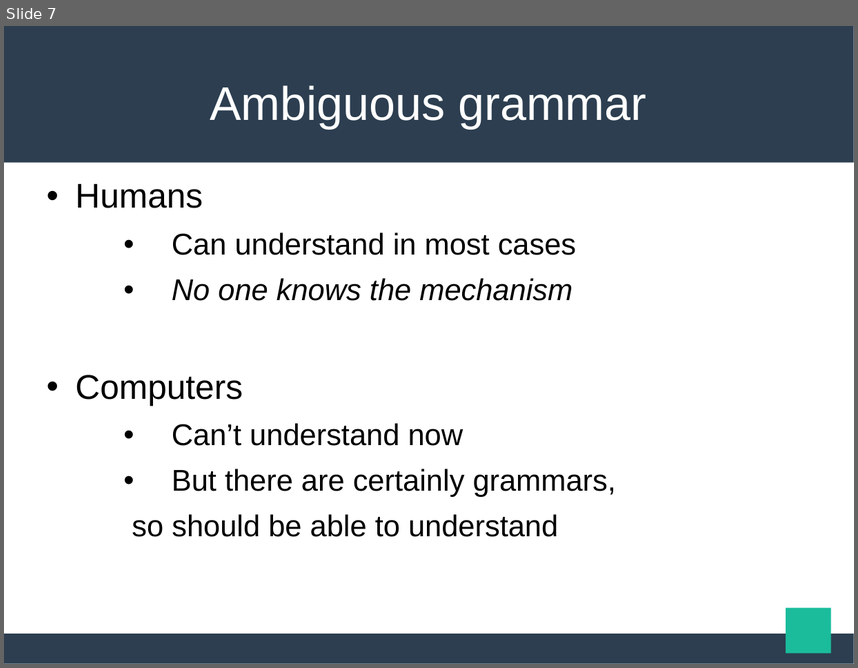
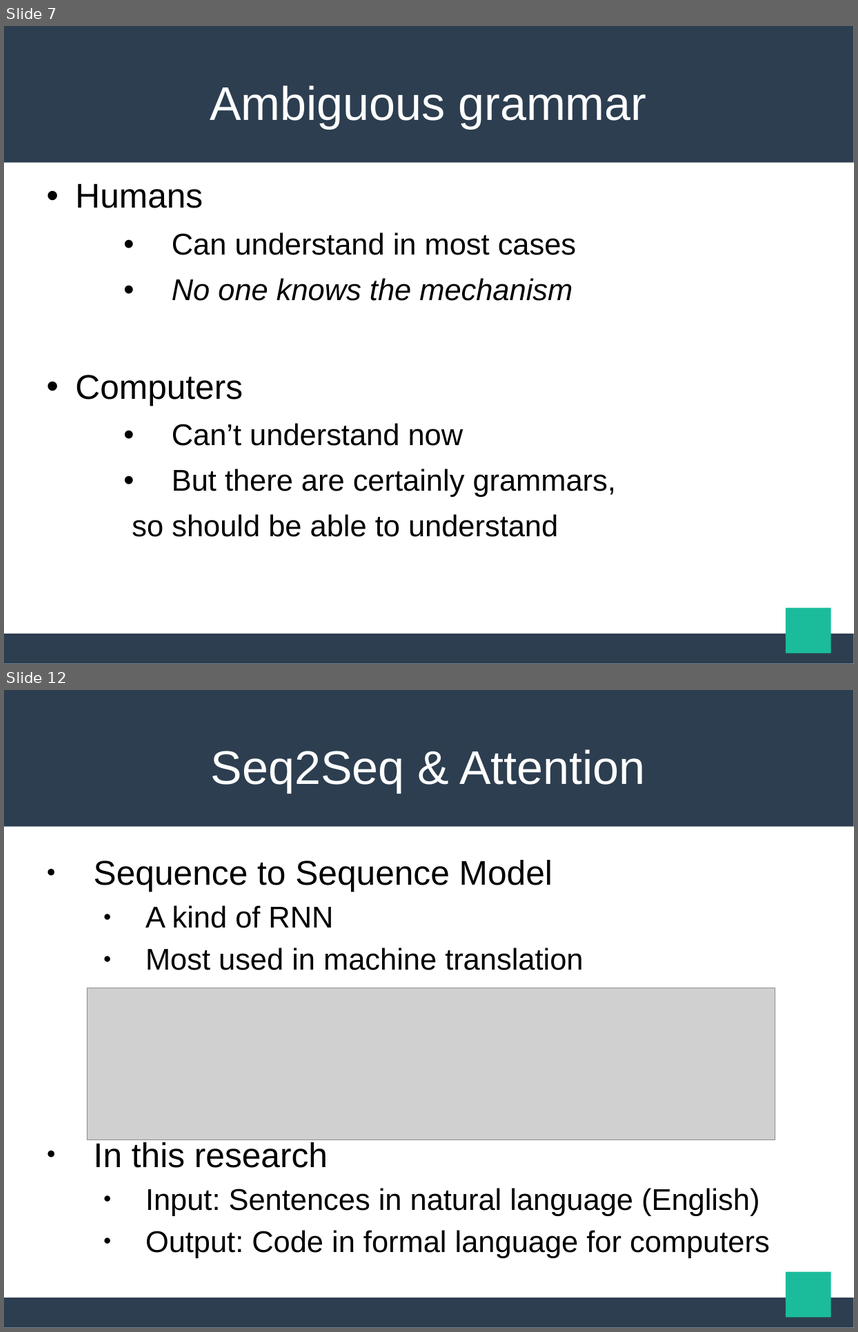
Before and after one commit to maekawatoshiki/neural-machine-translation-demo, a slide deck: NY_slide.ppt. Shown one above the other, each under a label of ours: slide 7 before the commit, slides 7 and 12 after it; the slides between them are not shown. The pictures are 858x668 and 858x1332 pixels, drawn with LibreOffice and Linux fonts; fonts in the diff are those of the drawing; grey boxes stand for pictures. Boxes give left, top, right and bottom in pixels: in the first picture for what was removed or moved away, otherwise in the second. Text is boxed around its words. In the diff, an @@ line names an element or a change of style, - is before the commit and + after.

```diff
--- a/NY_slide.ppt
+++ b/NY_slide.ppt
@@ slide 12 added at bbox=[4, 690, 854, 1328], background #FFFFFF; not listed: 3 template elements that a slide beside it also shows @@
@@ title added at bbox=[211, 749, 645, 792], 44 pt, text #FFFFFF @@
+Seq2Seq & Attention
@@ text added at bbox=[94, 860, 770, 1258], 28 pt, text #000000 @@
+● Sequence to Sequence Model
+  ● A kind of RNN
+  ● Most used in machine translation
+● In this research
+  ● Input: Sentences in natural language (English)
+  ● Output: Code in formal language for computers
@@ picture added at bbox=[87, 988, 775, 1140] @@
```
Also in this commit, not shown: 2 slides changed, 4 other slides added, 2 other files.
